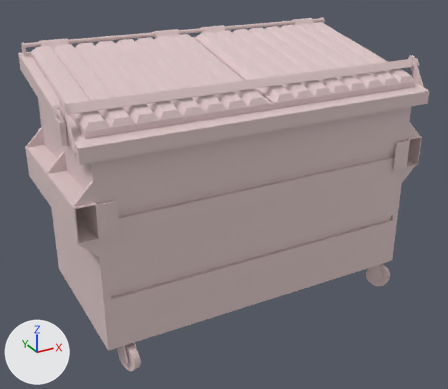
Two versions of the FBX model Assets/Art_Assets/Streets/M_Dumpster/SM_Dumpster.fbx, one commit apart.
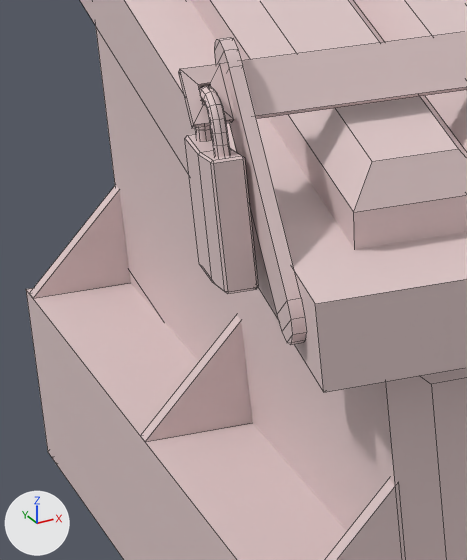
Each version appears first whole from a camera (50 mm lens) standing at (-2.011, -3.57, 2.593) and looking at (-0.054, -0.011, 0.813), and next in a close-up on the part from 5% to 24% of the width and 24% to 50% of the height. The lights are fixed; the arrows at lower left show +X, +Y and +Z. The close-ups show mesh edges as thin lines. Where no turn or scale is listed for an object, it has been applied to the vertices.

Objects in the first close-up: 'SM_Dumpster'.
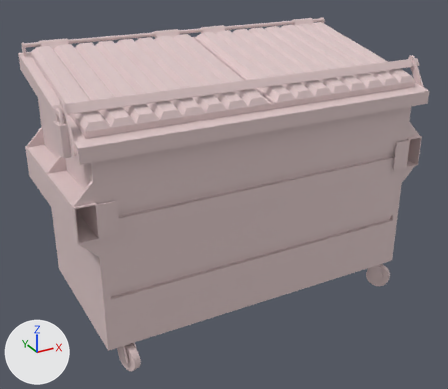
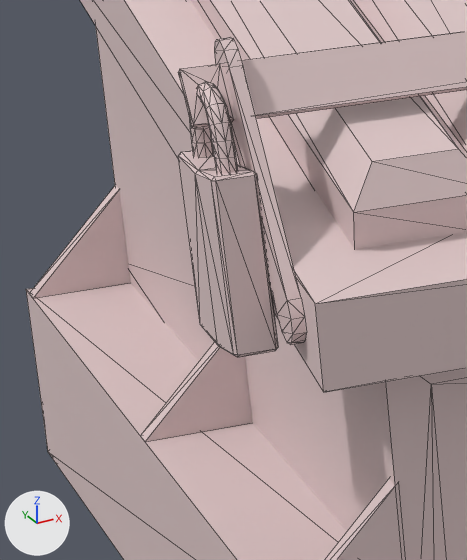
Location of each change, [x1, y1, x2, y2] in pixels of the close-ups (467 x 560 px; the box of a moved part takes in the faces that stretch with it):
part 1 of me_mesh, moved or reshaped: before [185, 86, 258, 294]; after [178, 82, 278, 357]

Diff of the bpy script that builds the scene:
```diff
--- a/Assets/Art_Assets/Streets/M_Dumpster/SM_Dumpster.fbx.py
+++ b/Assets/Art_Assets/Streets/M_Dumpster/SM_Dumpster.fbx.py
@@ me_mesh @@
 # used by ob_sm_dumpster; location = (0.0, 0.024, -0.003)
-me_mesh.from_pydata(...)  # 1282 vertices, 1152 faces; spans x -1.27..1.27, y -0.62..0.62, z 0.0..1.89
+me_mesh.from_pydata(...)  # 1282 vertices, 2068 faces; spans x -1.28..1.27, y -0.62..0.62, z 0.0..1.89
+# me_mesh part 1: 77 vertices moved from x -1.27..-1.24, y -0.48..-0.39, z 1.51..1.71 to x -1.28..-1.23, y -0.52..-0.38, z 1.45..1.71; 21 vertices removed from x -1.27..-1.25, y -0.48..-0.4, z 1.52..1.71; 21 vertices added at x -1.27..-1.23, y -0.51..-0.39, z 1.46..1.71
 me_mesh.materials.append(mat_m_dumpster)
```
